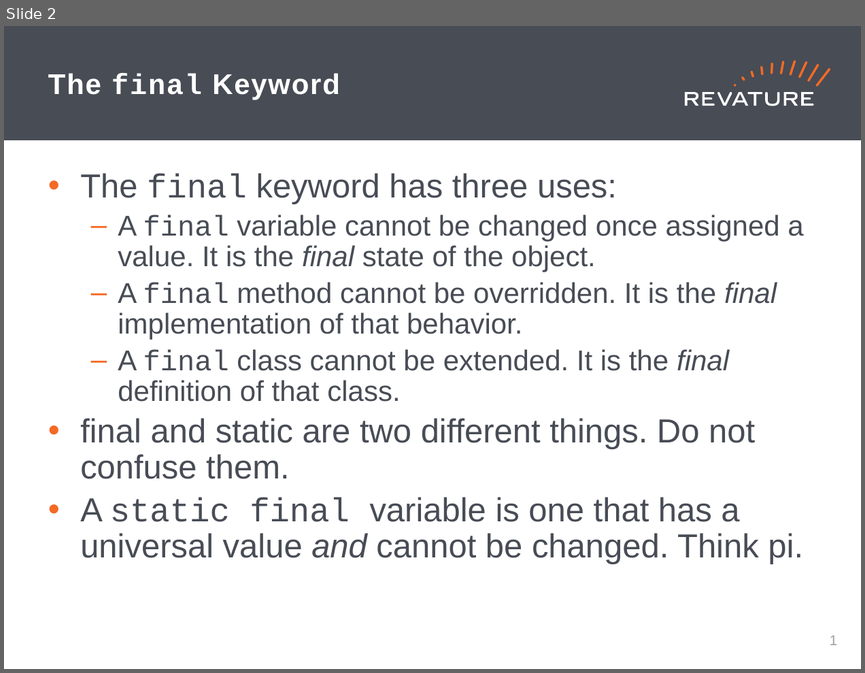
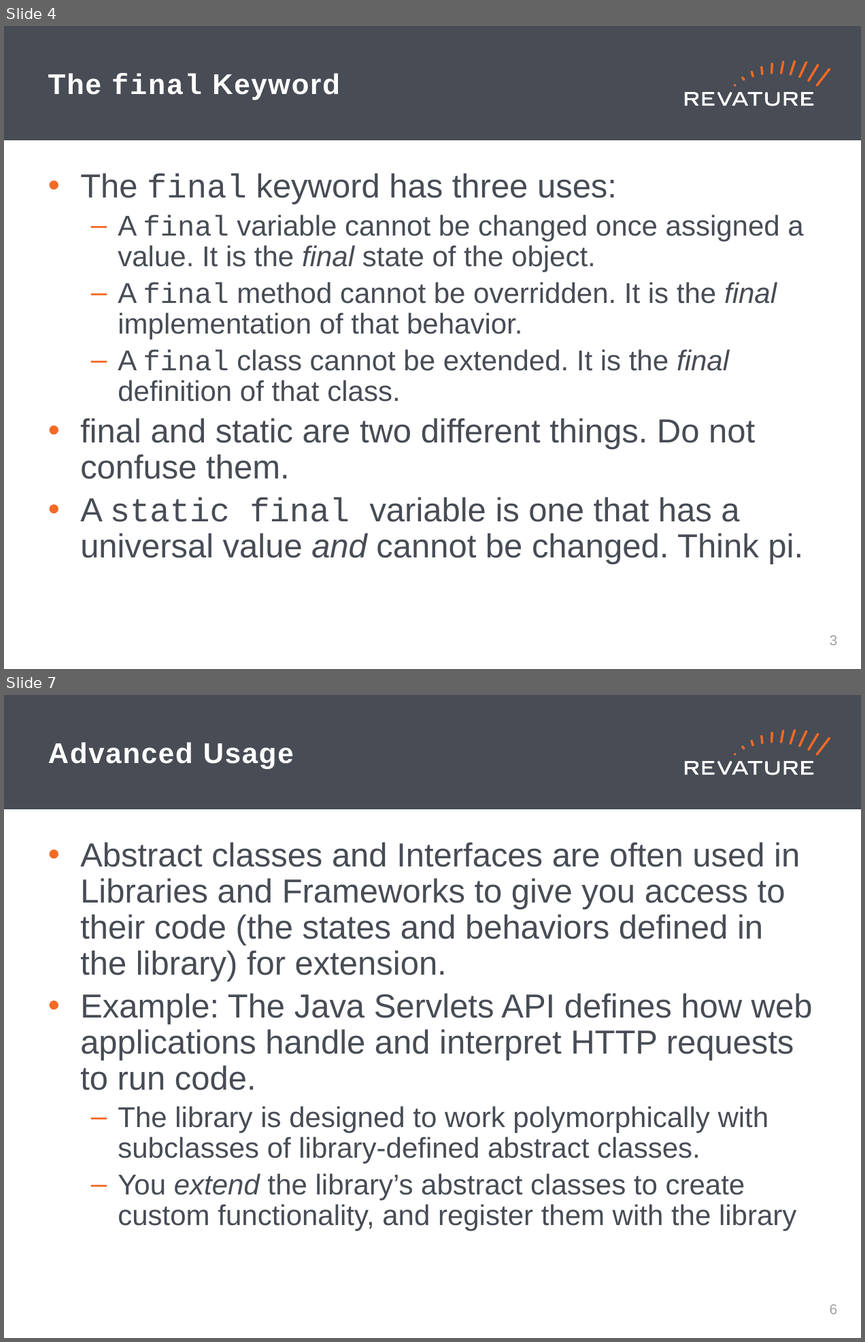
Before and after one commit to jhigherevature/8302021_RAP, a slide deck: powerpoints/Day_14.pptx. Shown one above the other, each under a label of ours: slide 2 before the commit, slides 4 and 7 after it; the slides between them are not shown. The pictures are 865x673 and 865x1342 pixels, drawn with LibreOffice and Linux fonts; fonts in the diff are those of the drawing. Boxes give left, top, right and bottom in pixels: in the first picture for what was removed or moved away, otherwise in the second. Text is boxed around its words. In the diff, an @@ line names an element or a change of style, - is before the commit and + after.

```diff
--- a/powerpoints/Day_14.pptx
+++ b/powerpoints/Day_14.pptx
@@ slide 7 added at (x1=4, y1=695, x2=861, y2=1338), background #FFFFFF; not listed: 19 template elements that a slide beside it also shows @@
@@ title added at (x1=48, y1=742, x2=294, y2=768), 24 pt, text #FFFFFF, bold @@
+Advanced Usage
@@ text added at (x1=80, y1=842, x2=813, y2=1231), 28 pt, text #474C55 @@
+• Abstract classes and Interfaces are often used in Libraries and Frameworks to give you access to their code (the states and behaviors defined in the library) for extension.
+• Example: The Java Servlets API defines how web applications handle and interpret HTTP requests to run code.
+  – The library is designed to work polymorphically with subclasses of library-defined abstract classes.
+  – You extend the library’s abstract classes to create custom functionality, and register them with the library
@@ page number added at (x1=830, y1=1304, x2=838, y2=1314), 12 pt, text #A0A1A0 @@
+6
@@ what was slide 2 is now slide 4 @@
@@ page number at (x1=830, y1=635, x2=838, y2=645): text changed @@
-1
+3
```
Also in this commit, not shown: 8 other slides added, 4 other files.
